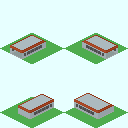
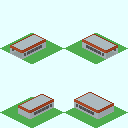
Layer changes from the first w=128, h=128 image to the second:
painted on "Base_Plate_1x1.png" over [32, 34, 114, 105]
